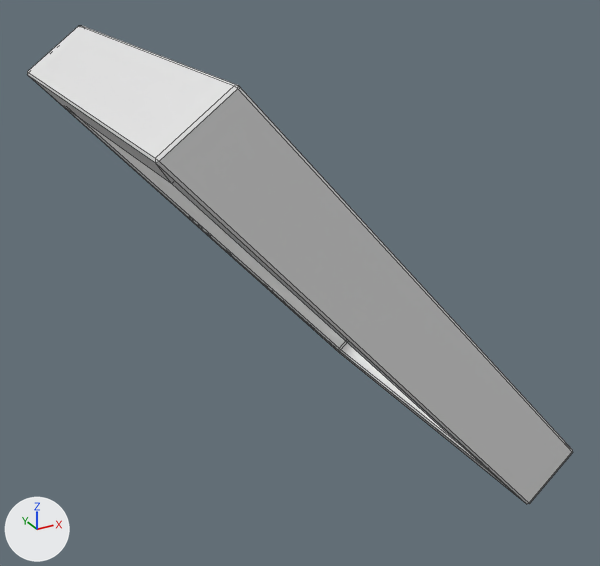
Renders of the FBX model Assets/Models/Enviro01/House01/m_e1_ceiling-window.fbx from each side of a commit.
The view is the same before and after, from a 50 mm lens placed at (2.235, -0.429, 3.826), pointed at (2.934, 0.842, 3.19). Every picture has the same lights, and +X, +Y and +Z are marked at lower left. Mesh edges are drawn as thin lines. Where no turn or scale is listed for an object, it has been applied to the vertices.

The older version as bpy lines, for what is in view:
```python
me_enviro01_blockout_090 = bpy.data.meshes.new('Enviro01-Blockout.090')
me_enviro01_blockout_090.from_pydata(...)  # 48 vertices, 56 faces; spans x 2.547..3.341, y 0.488..1.187, z 2.798..3.642
me_enviro01_blockout_090.materials.append(mat_base)  # white #e7e7e7
ob_m_e1_ceiling_window = bpy.data.objects.new('m_e1_ceiling-window', me_enviro01_blockout_090)
ob_m_e1_ceiling_window.location = (0.0, 0.0, 0.0)
```
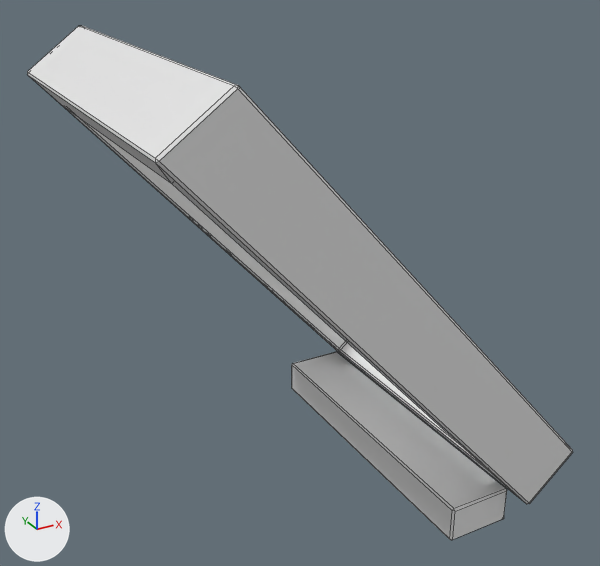
Boxes (x1, y1, x2, y2) around the edits, measured in the pictures (600 x 566 px):
'm_e1_ceiling-window', reshaped (8% taller): before (27, 26, 573, 504); after (27, 26, 573, 540)
part 1 of me_enviro01_blockout_090, added: after (292, 351, 507, 540)

What the commit changed:
me_enviro01_blockout_090 is used by ob_m_e1_ceiling_window; location (0.0, 0.0, 0.0).
me_enviro01_blockout_090 had 48 vertices, 56 faces and spanned x 2.547..3.341, y 0.488..1.187, z 2.798..3.642.
me_enviro01_blockout_090 now has 72 vertices, 82 faces and spans x 2.547..3.341, y 0.488..1.187, z 2.744..3.642.
me_enviro01_blockout_090 part 1: a new loose piece of 24 vertices spanning x 3.085..3.218, y 0.526..1.165, z 2.744..2.819, in mat_base (white #e7e7e7).
